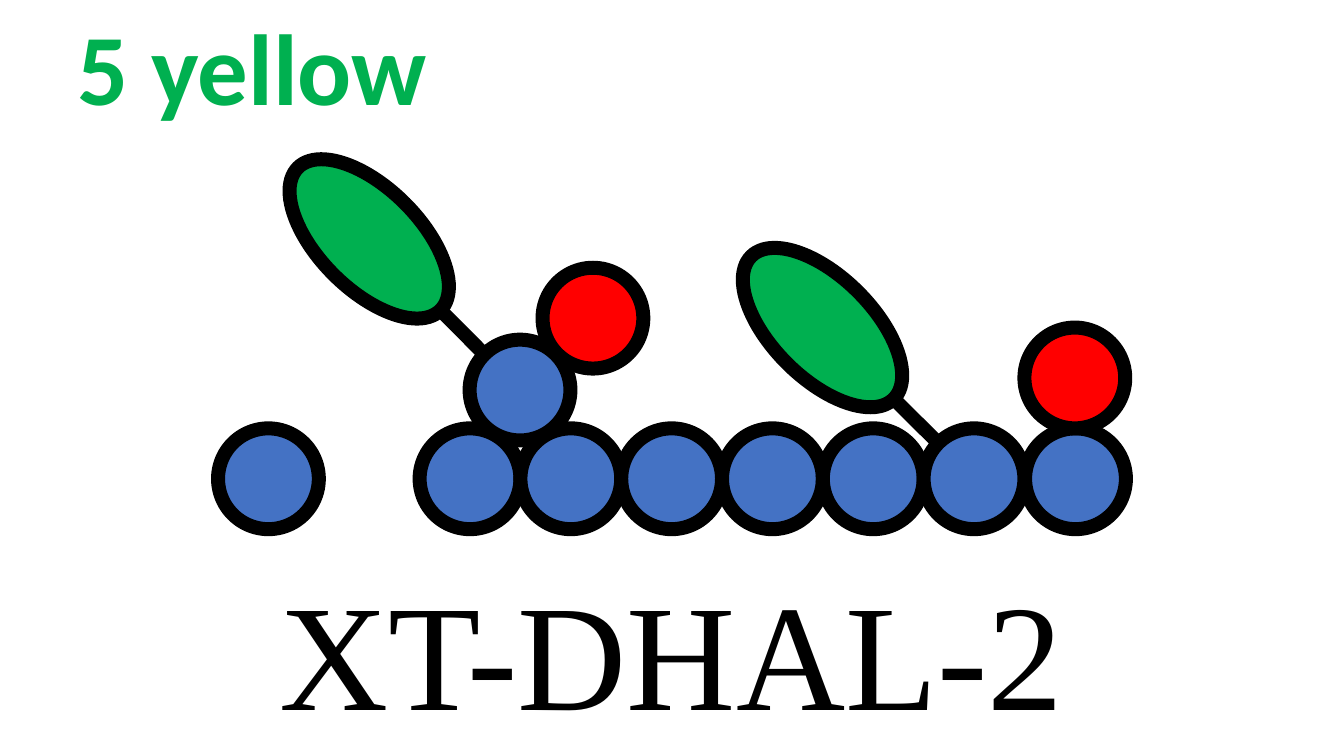
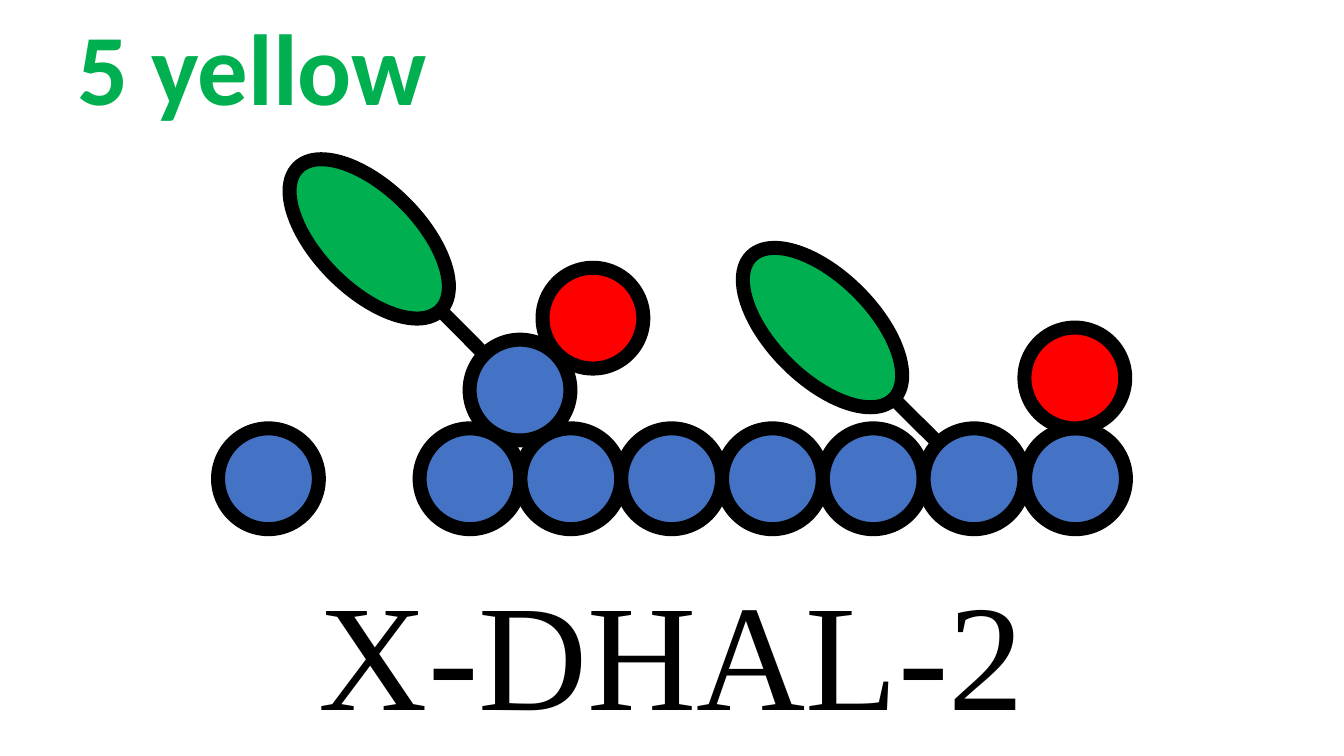
Before and after one commit to rzk1/ullmann, a slide deck: slide 23 of Labels/labels.pptx. Drawn at 1344x756 pixels with LibreOffice and Linux fonts; fonts in the diff are those of the drawing. Boxes give left, top, right and bottom in pixels: in the first picture for what was removed or moved away, otherwise in the second. Text is boxed around its words. In the diff, an @@ line names an element or a change of style, - is before the commit and + after.

```diff
--- a/Labels/labels.pptx
+++ b/Labels/labels.pptx
@@ text at <box>319,610,1024,711</box>: text changed @@
-XT-DHAL-2
+X-DHAL-2
```
Also in this commit, not shown: 9 other slides changed, 25 other files.
